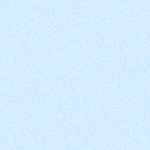
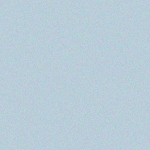
The second 150 × 150 image is a revision of the first. Changes to its layers:
pixels changed over box(0, 0, 150, 150) (layer not identified)
